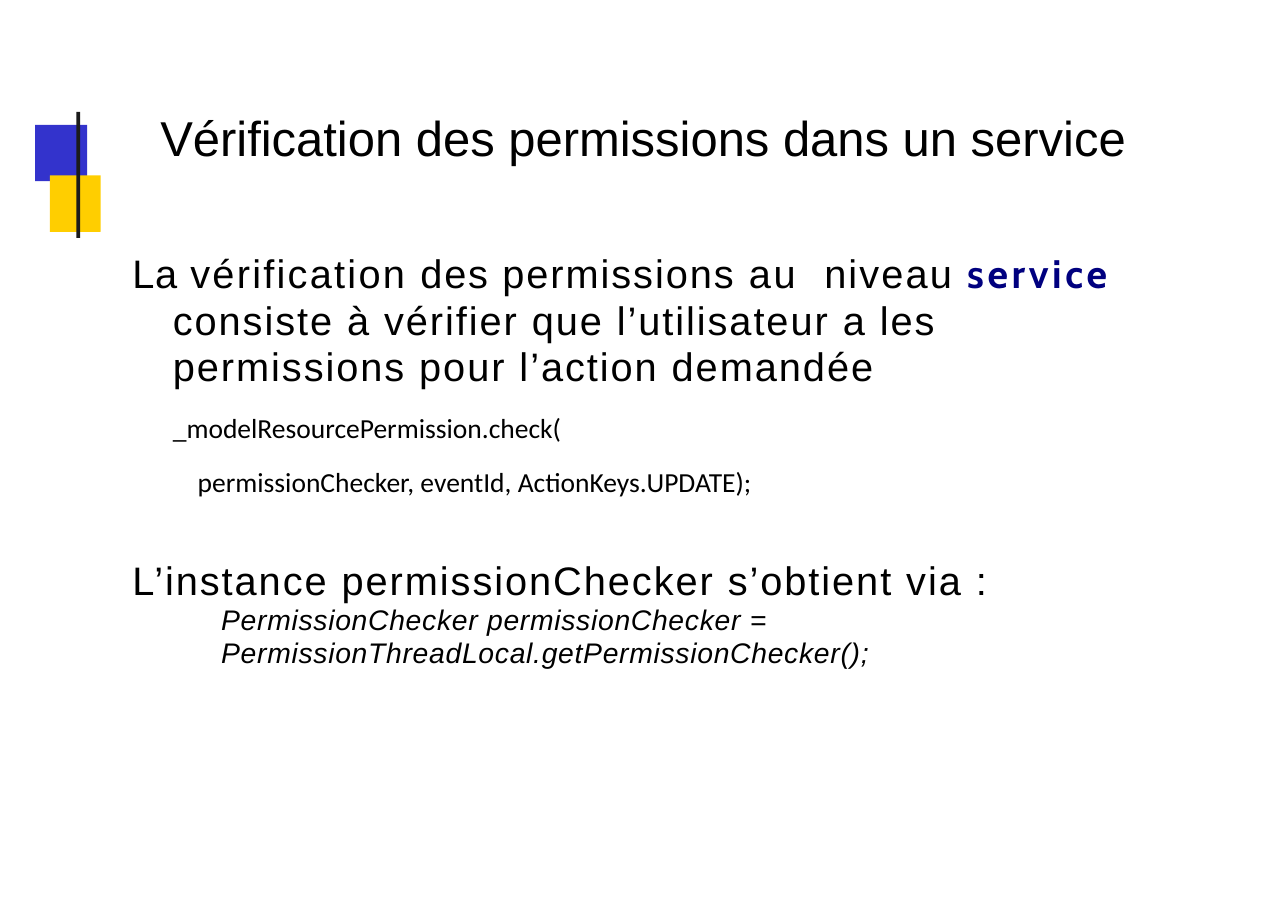
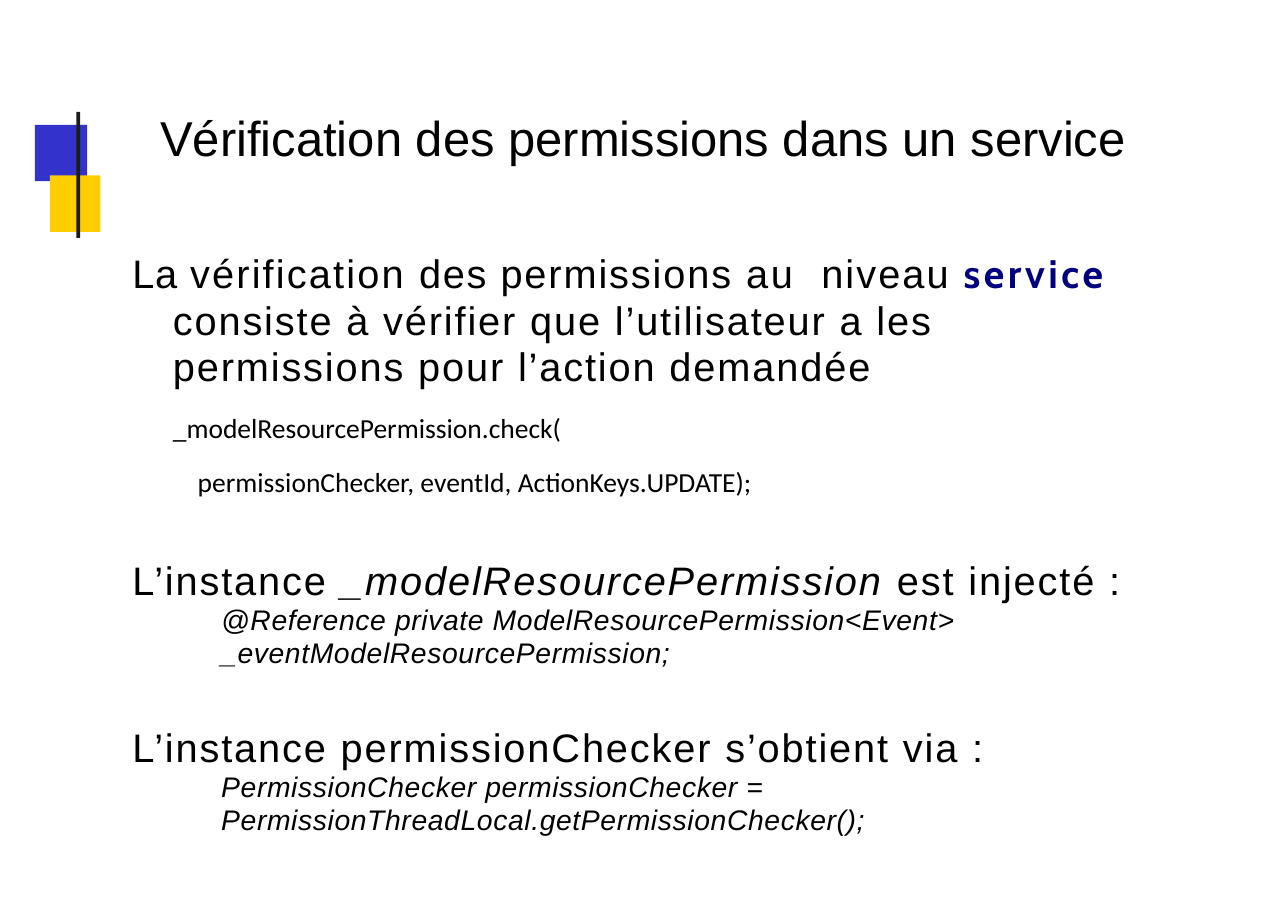
Before and after one commit to dthibau/liferay, a slide deck: slide 176 of Lrd7.pptx (slide 162 before the commit). Drawn at 1288x910 pixels with LibreOffice and Linux fonts; fonts in the diff are those of the drawing; background and template pictures are left out. Boxes give left, top, right and bottom in pixels: in the first picture for what was removed or moved away, otherwise in the second. Text is boxed around its words. In the diff, an @@ line names an element or a change of style, - is before the commit and + after.

Commit message:
Permissions

```diff
--- a/Lrd7.pptx
+++ b/Lrd7.pptx
@@ text at [132, 258, 1103, 836]: letter spacing 0.4 to 0.3 pt in "La"; letter spacing 1.5 to 1.4 pt in "vérification"; letter spacing 1.3 to 1.2 pt in "permissions consiste à vérifier que l’utilisateur a ...", "L’instance permissionChecker s’obtient via :"; letter spacing 1.4 to 1.3 pt in "niveau"; letter spacing 2.4 to 2.3 pt in "service"; letter spacing 0.5 to 0.4 pt in "PermissionChecker permissionChecker = PermissionThreadLocal. ..." @@
@@ text at [132, 565, 1094, 667]: paragraphs added @@
+L’instance _modelResourcePermission est injecté :
+@Reference private ModelResourcePermission<Event> _eventModelResourcePermission;
```
Also in this commit, not shown: 41 other slides changed, 20 slides added, 6 slides removed, 6 other files.
